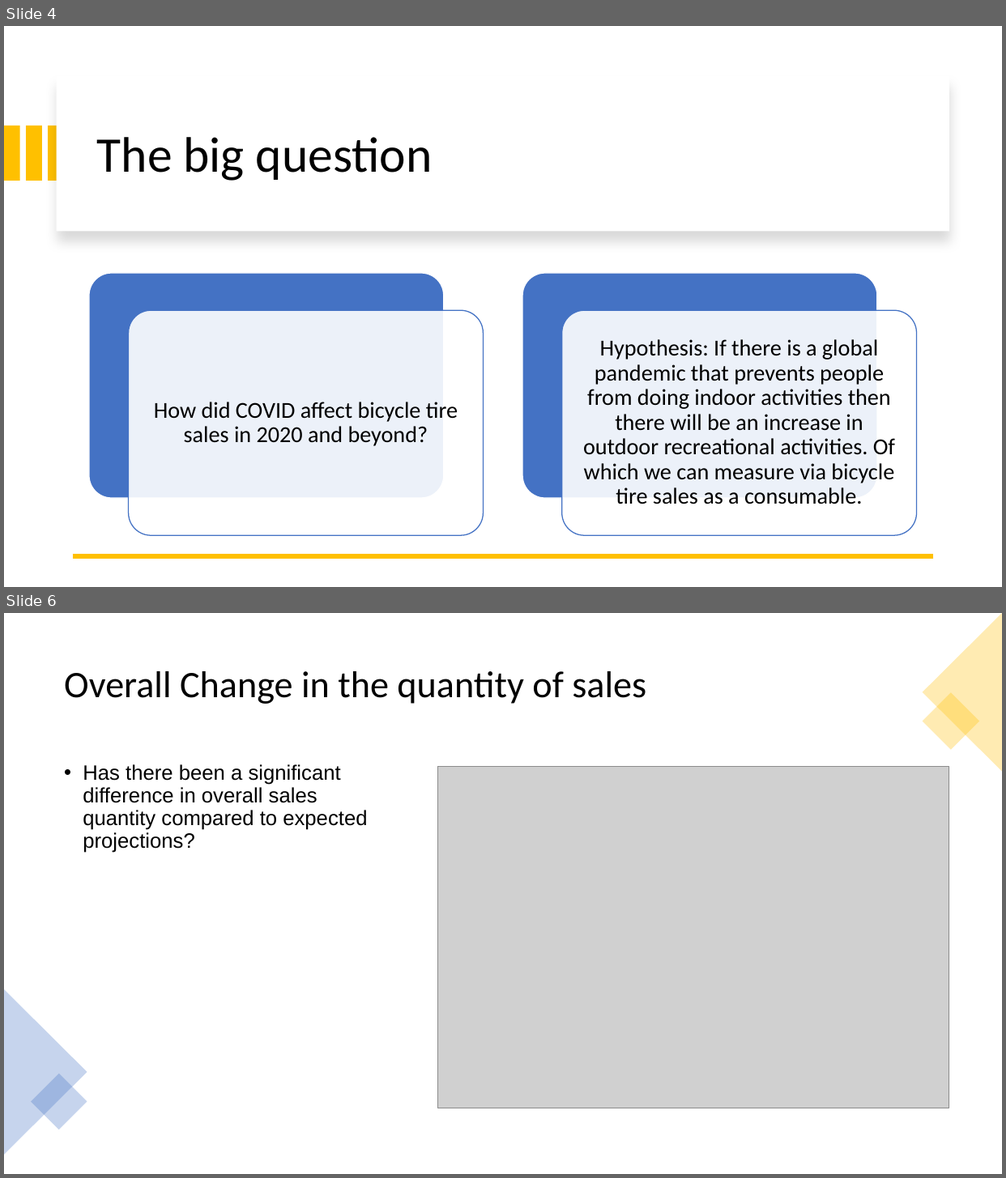
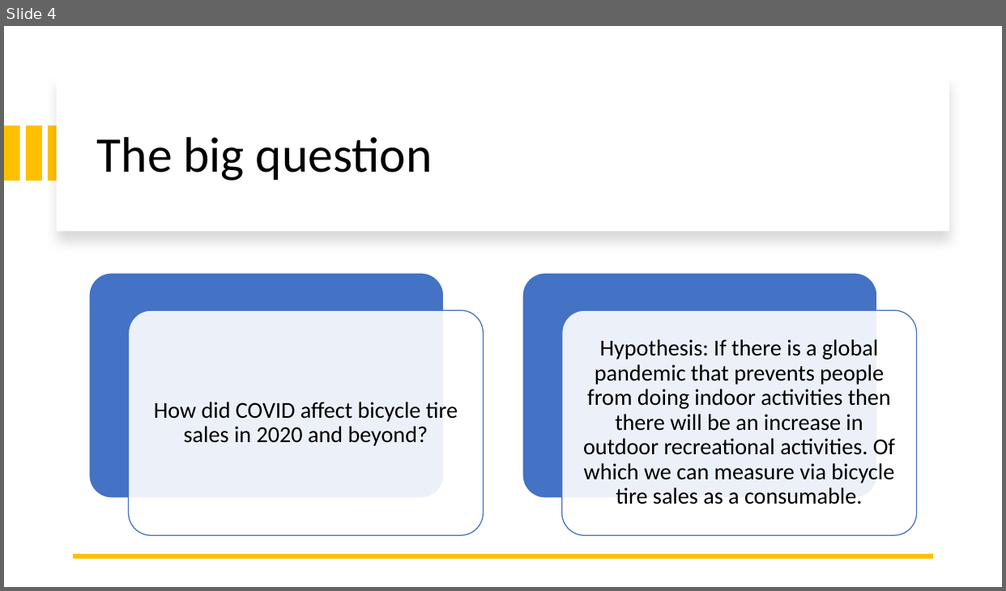
Before and after one commit to 2Delta/GT-Coding-Boot-Camp_Project-1, a slide deck: Project_power_point.pptx. Shown one above the other, each under a label of ours: slides 4 and 6 before the commit, slide 4 after it; the slides between them are not shown. The pictures are 1006x1178 and 1006x591 pixels, drawn with LibreOffice and Linux fonts; fonts in the diff are those of the drawing; grey boxes stand for pictures. Boxes give left, top, right and bottom in pixels: in the first picture for what was removed or moved away, otherwise in the second. Text is boxed around its words. In the diff, an @@ line names an element or a change of style, - is before the commit and + after.

```diff
--- a/Project_power_point.pptx
+++ b/Project_power_point.pptx
@@ slide 6 removed at [4,613,1002,1174], background #FFFFFF @@
@@ triangle removed at [923,613,1002,772] @@
@@ title removed at [64,671,646,704] @@
-Overall Change in the quantity of sales
@@ rectangle removed at [923,693,979,750] @@
@@ text removed at [83,764,367,853] @@
-• Has there been a significant difference in overall sales quantity compared to expected projections?
@@ picture removed at [437,767,949,1109] @@
@@ triangle removed at [4,990,87,1155] @@
@@ rectangle removed at [31,1073,87,1130] @@
```
Also in this commit, not shown: 2 slides changed, 3 slides added, 1 other slide removed, 3 other files.
